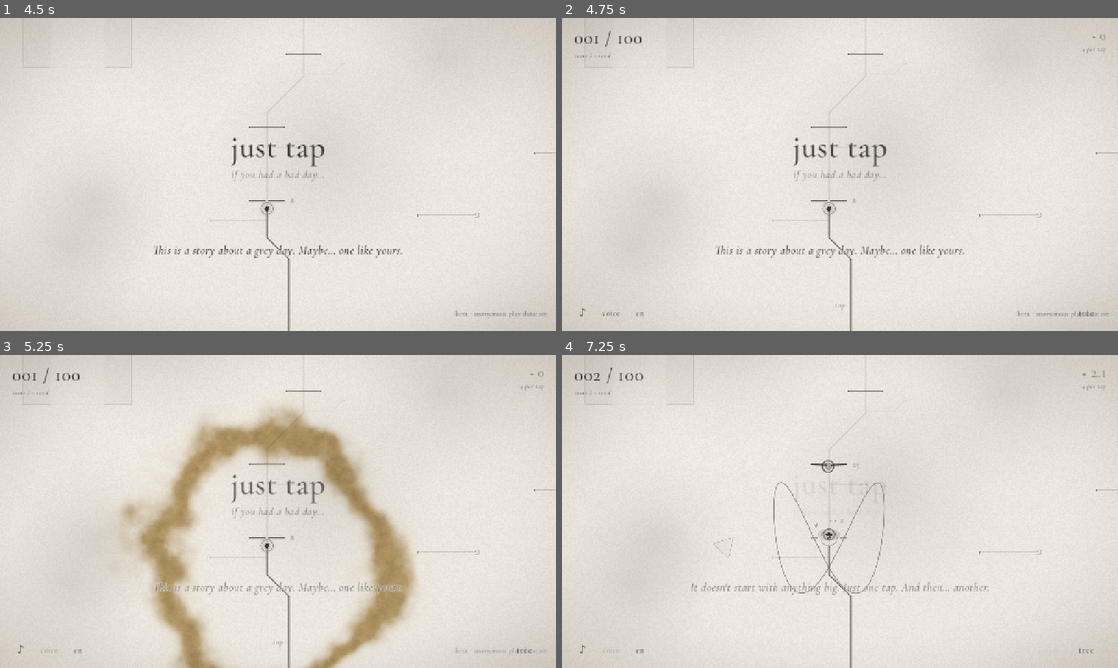
Above: before the commit, frames 1-4 (two rows, left to right).
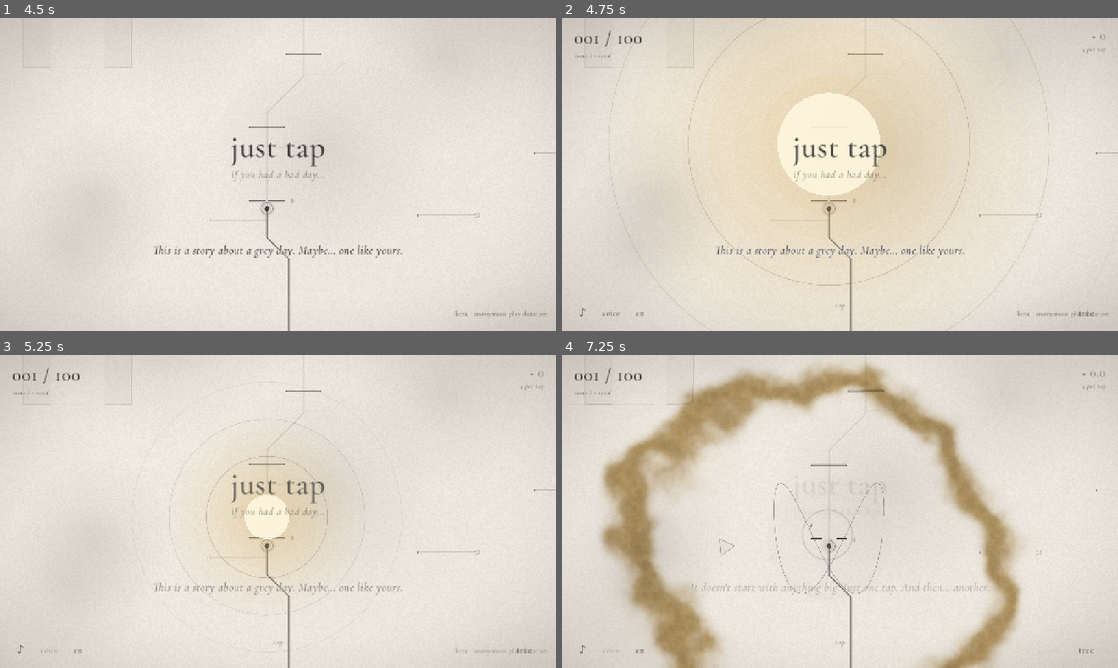
Above: after the commit, the same moments.

Repository: pablopalma/just-tap-repository
Game: Godot game, scene res://tools/trailer.tscn
Two runs of this game, one before a commit and one after it. Both use one fixed random seed, a clock stepped at 60 frames per second and the inputs below. This scene is started directly instead of the project's main scene.
Inputs:
- Up to frame 1 (4.5 s): click "beta · anonymous play data: on" at 0.5 s; click "beta · anonymous play data: o…" at 1.25 s; click "beta · anonymous play data: on" at 2 s; click "beta · anonymous play data: o…" at 2.75 s; click "beta · anonymous play data: on" at 3.5 s; click "beta · anonymous play data: o…" at 4.25 s
- Up to frame 2 (4.75 s): no input
- Up to frame 3 (5.25 s): click "voice" at 5 s
- Up to frame 4 (7.25 s): click "en" at 5.75 s; click "es" at 6.5 s

Frame 1 is identical in both runs. In frame 2, 16% of the frame differs, in the area x 8-88%, y 0-100%; in frame 3, 16%; in frame 4, 21%, in the area x 5-100%, y 2-100%.

Commit message:
La chispa al empezar y las bifurcaciones en el tráiler
Cada partida empieza con una chispa de luz enorme que baja, se achica hasta la
punta y se apaga; al posarse suena la celesta y sale la ola dorada. El tráiler
la muestra y suma un plano de la trenza de tres ramas.

Co-Authored-By: Claude Opus 5.5 <noreply@anthropic.com>

Diff:
--- a/scripts/main.gd
+++ b/scripts/main.gd
@@ -23,6 +23,7 @@
 var star
 var forks
 var fx
+var spark
 var camera
 var hud
 var tree_panel
@@ -148,6 +149,10 @@
 	tip.path = path
 	fx = _node("FX", "res://scripts/world/fx.gd")
 	fx.font = UIStyle.italic()
+	spark = _node("Spark", "res://scripts/world/spark.gd")
+	spark.tip = tip
+	spark.visible = false
+	spark.landed.connect(_on_spark_landed)
 	crumble = _node("Crumble", "res://scripts/world/crumble.gd")
 	crumble.path = path
 	crumble.quaked.connect(_on_quake)
@@ -156,6 +161,7 @@
 	camera.set_script(load("res://scripts/world/camera.gd"))
 	add_child(camera)
 	camera.make_current()
+	spark.camera = camera
 
 	var ui_layer := CanvasLayer.new()
 	ui_layer.layer = 10
@@ -237,13 +243,14 @@
 		GameState.tap("tap")
 
 
-## The intro fades in 3 s, the HUD appears in 2 s and the line climbs from below to the first barrier.
+## The intro fades in 3 s, the spark comes down onto the tip, the HUD appears in 2 s and the line
+## climbs from below to the first barrier.
 func _start() -> void:
 	if intro == null:
 		return
 	intro.dismiss()
 	intro = null
-	colour_wave.pass_wave(tip.position, Palette.GOLD, 0.3)
+	spark.play()
 	create_tween().tween_property(hud, "modulate:a", 1.0, 2.0).set_delay(0.6)
 	Music.start()
 	_demo_end = BuildFlags.DEMO and GameState.finished and GameState.stage >= BuildFlags.DEMO_LAST
@@ -256,6 +263,12 @@
 	GameState.running = true
 	if BuildFlags.is_dark(GameState.stage):
 		_enter_dark(true)  # a save from inside the dark
+
+
+## The spark has become the tip: a soft wave of gold from it, and a note.
+func _on_spark_landed() -> void:
+	colour_wave.pass_wave(tip.position, Palette.GOLD, 0.3)
+	Music.play_celesta(0)
 
 
 func _on_line(id: String, text: String, duration: float) -> void:
--- /dev/null
+++ b/scripts/world/spark.gd
@@ -0,0 +1,67 @@
+extends Node2D
+## The first moment of every game: a spark of light, huge at first, comes down and shrinks to the
+## size of the tip; when it lands, its glow fades and only the tip is left. Like something divine
+## arriving on the page. Main plays it when the game starts.
+
+signal landed
+
+const SHRINK := 1.7    # seconds from huge to the size of the tip
+const FADE := 1.1      # seconds for the glow to go once it has landed
+
+var tip: Node2D
+var camera: Camera2D
+
+var _t := -1.0
+var _landed := false
+
+
+func play() -> void:
+	_t = 0.0
+	_landed = false
+	visible = true
+
+
+func is_playing() -> bool:
+	return _t >= 0.0
+
+
+func _process(delta: float) -> void:
+	if _t < 0.0:
+		return
+	_t += delta
+	if not _landed and _t >= SHRINK:
+		_landed = true
+		landed.emit()
+	if _t >= SHRINK + FADE:
+		_t = -1.0
+		visible = false
+	position = tip.position
+	queue_redraw()
+
+
+func _draw() -> void:
+	if _t < 0.0:
+		return
+	var px := 1.0 / maxf(0.05, camera.zoom.x)  # one screen pixel in world units
+	var screen_h := get_viewport_rect().size.y * px
+	var k := clampf(_t / SHRINK, 0.0, 1.0)
+	var e := k * k * (3.0 - 2.0 * k)
+	# It comes from above and settles on the tip as it shrinks.
+	var at := Vector2(0.0, -screen_h * 0.22 * (1.0 - e) * (1.0 - e))
+	var r := lerpf(screen_h * 0.42, 9.0, 1.0 - pow(1.0 - e, 2.2))
+	var fade := 1.0 if _t < SHRINK else 1.0 - clampf((_t - SHRINK) / FADE, 0.0, 1.0)
+	var glow := Color(Palette.GOLD, 1.0)
+	# soft layered light
+	for i in 7:
+		var f := 1.0 - i / 7.0
+		draw_circle(at, r * (0.35 + 1.5 * f), Color(glow, 0.07 * fade * (0.4 + 0.6 * (1.0 - f))))
+	draw_circle(at, r * 0.42, Color(Color(1.0, 0.97, 0.88), 0.85 * fade))
+	# thin rings closing in with it, so it reads on the paper
+	for i in 3:
+		var rr := r * (1.15 + 0.55 * i) + (1.0 - e) * screen_h * 0.04 * i
+		draw_arc(at, rr, 0.0, TAU, 72, Color(Palette.INK, 0.22 * fade * (1.0 - i / 3.0)), 1.4 * px, true)
+	# landing: a ring of light opening from the tip while the glow goes
+	if _t >= SHRINK:
+		var l := clampf((_t - SHRINK) / FADE, 0.0, 1.0)
+		var le := 1.0 - pow(1.0 - l, 3.0)
+		draw_arc(Vector2.ZERO, lerpf(10.0, 120.0, le) * px, 0.0, TAU, 72, Color(Palette.GOLD, 0.8 * (1.0 - l)), 3.0 * px, true)
--- a/tools/trailer.gd
+++ b/tools/trailer.gd
@@ -10,6 +10,8 @@
 const MUSIC_ZONE := 10
 const CUT_OUT := 0.16
 const CUT_IN := 0.32
+## The forks shot: the branches' barriers give way slowly, so the braid stays in view.
+const FORK_DAMAGE := 300.0
 const QUICK_OUT := 0.06
 const QUICK_IN := 0.12
 
@@ -23,7 +25,7 @@
 ## The whale starts this far into its crossing (0..1) as soon as it appears; -1: leave it alone.
 var _whale_from := -1.0
 ## How long it runs, in bars.
-var length_bars := 22.95
+var length_bars := 24.3
 ## Damage numbers over the barriers (the teaser keeps them: they say "incremental").
 var show_numbers := false
 var _hud_on := false
@@ -62,16 +64,17 @@
 
 ## The whole trailer, in bars (docs/guion-trailer-teaser.md): a story about a grey day.
 func _plan() -> void:
-	# Act 1 · a grey day. The title, the voice, then one long take: every tap lands, the line climbs.
+	# Act 1 · a grey day. The title, the voice; a spark comes down onto the page and becomes the tip;
+	# then one long take: every tap lands, the line climbs.
 	_at(0, 0.5, "voice", "tr_01")
-	_at(1.6, 0.0, "start", 0)
+	_at(1.6, 0.0, "start", 0)  # the spark: it lands about 0.6 bars later
 	_at(1.6, 0.0, "hud", true)
 	_at(1.6, 0.0, "layers", 1)
 	_at(1.6, 0.0, "damage", 4.0)  # two or three barriers fall in the long take
 	_at(1.6, 0.0, "numbers", true)
-	_at(2, 0.0, "tap", 0)
-	_at(2.3, 0.0, "voice", "tr_02")
-	_at(2.4, 0.0, "taps", 2.6)
+	_at(2.35, 0.0, "tap", 0)
+	_at(2.4, 0.0, "voice", "tr_02")
+	_at(2.6, 0.0, "taps", 2.6)
 	_at(3.5, 0.0, "layers", 2)
 	# Act 2 · you learn. The next barrier will not give: small numbers, the line barely moves.
 	_at(4.5, 0.0, "damage", 0.2)
@@ -90,47 +93,53 @@
 	_at(8.4, 0.0, "taps", 3.0)
 	_at(8.4, 0.0, "layers", 3)
 	_at(8.45, 0.0, "voice", "tr_06")
-	# far back: every barrier broken draws a piece of the city, in colour again; the bird passes
+	# the line forks into three, braided, each branch with its own barrier (full game, after the demo)
 	_cut(10.5)
 	_at(10.5, 0.0, "hud", false)
 	_at(10.5, 0.0, "numbers", false)
-	_at(10.5, 0.0, "jump", 21)
-	_at(10.5, 0.0, "damage", 100000.0)
+	_at(10.5, 0.0, "jump", 51)
+	_at(10.5, 0.0, "damage", FORK_DAMAGE)
 	_at(10.5, 0.0, "layers", 4)
-	_at(10.5, 0.05, "pano", 0)
-	_at(10.5, 0.1, "taps", 1.4)
-	_at(11.05, 0.0, "voice", "14")
-	_at(11, 0.0, "bird", 1.8)
+	_at(10.5, 0.1, "taps", 3.0)
+	_at(10.6, 0.0, "voice", "13")  # "You can be more than one thing at once."
+	# far back: every barrier broken draws a piece of the city, in colour again; the bird passes
+	_cut(12.25)
+	_at(12.25, 0.0, "jump", 21)
+	_at(12.25, 0.0, "damage", 100000.0)
+	_at(12.25, 0.05, "pano", 0)
+	_at(12.25, 0.1, "taps", 1.4)
+	_at(12.35, 0.0, "voice", "14")
+	_at(12.75, 0.0, "bird", 1.8)
 	# Act 3 · the dark. Barrier 40 breaks: green for a moment, then white on black.
-	_cut(12.5)
-	_at(12.5, 0.0, "jump", 40)
-	_at(12.5, 0.0, "layers", 2)
-	_at(12.5, 0.0, "damage", 1000000.0)
-	_at(12.5, 0.0, "taps", 0.0)
-	_at(12.5, 0.4, "tap", 0)
-	_at(12.5, 0.5, "damage", 1.0)
-	_at(13.1, 0.0, "voice", "demo_1")
-	_at(13.8, 0.0, "veil_ink", 0)
-	_at(14, 0.0, "taps", 3.0)
-	_at(14.5, 0.0, "layers", 1)
-	_at(14.7, 0.0, "voice", "tr_04")
+	_cut(14.25)
+	_at(14.25, 0.0, "jump", 40)
+	_at(14.25, 0.0, "layers", 2)
+	_at(14.25, 0.0, "damage", 1000000.0)
+	_at(14.25, 0.0, "taps", 0.0)
+	_at(14.25, 0.4, "tap", 0)
+	_at(14.25, 0.5, "damage", 1.0)
+	_at(14.85, 0.0, "voice", "demo_1")
+	_at(15.55, 0.0, "veil_ink", 0)
+	_at(15.75, 0.0, "taps", 3.0)
+	_at(16.25, 0.0, "layers", 1)
+	_at(16.45, 0.0, "voice", "tr_04")
 	# you keep tapping: 41–44 give way one by one
-	_at(15.1, 0.0, "brk", 0)
-	_at(15.5, 0.0, "brk", 0)
-	_at(15.9, 0.0, "brk", 0)
-	_at(16.3, 0.0, "brk", 0)
+	_at(16.85, 0.0, "brk", 0)
+	_at(17.15, 0.0, "brk", 0)
+	_at(17.45, 0.0, "brk", 0)
+	_at(17.75, 0.0, "brk", 0)
 	# Act 4 · the last one: the chaos finds its order, the cracks fill with gold
-	_at(16.7, 0.0, "taps", 0.0)
-	_at(16.7, 0.0, "brk", 0)
-	_at(16.7, 0.0, "layers", 3)
-	_at(16.7, 0.0, "whale_at", 0.16)
-	_at(17.45, 0.0, "voice", "tr_05")
+	_at(18.05, 0.0, "taps", 0.0)
+	_at(18.05, 0.0, "brk", 0)
+	_at(18.05, 0.0, "layers", 3)
+	_at(18.05, 0.0, "whale_at", 0.16)
+	_at(18.8, 0.0, "voice", "tr_05")
 	# something awakens
-	_at(18.45, 0.0, "layers", 5)
-	_at(19.95, 0.0, "voice", "demo_2")
+	_at(19.8, 0.0, "layers", 5)
+	_at(21.3, 0.0, "voice", "demo_2")
 	# the card
-	_at(20.95, 0.0, "card", 0)
-	_at(21.35, 0.0, "voice", "00")
+	_at(22.3, 0.0, "card", 0)
+	_at(22.7, 0.0, "voice", "00")
 	_shots.sort_custom(func(a: Array, b: Array) -> bool: return a[0] < b[0])
 
 func _at(bar: float, offset: float, method: String, arg) -> void:
